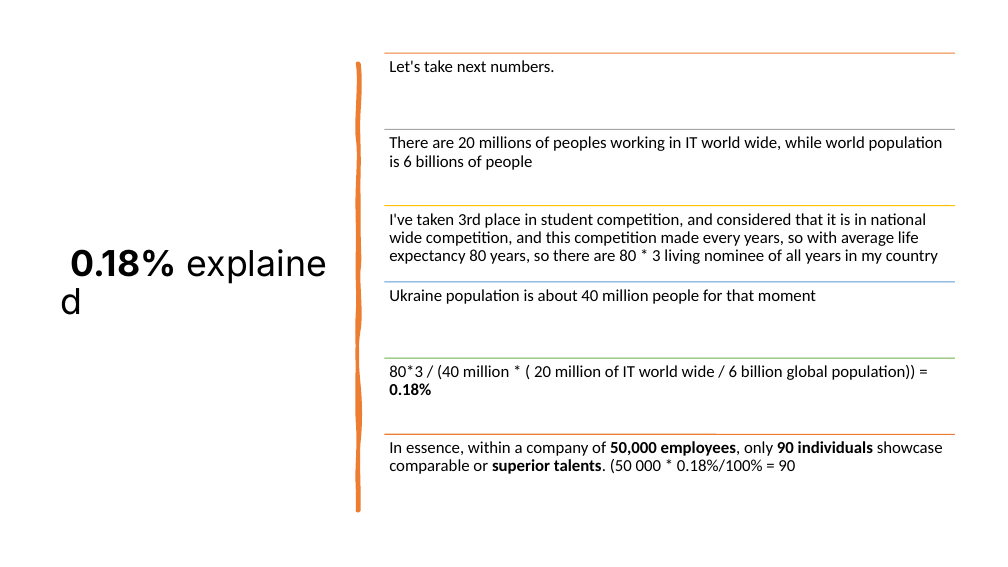
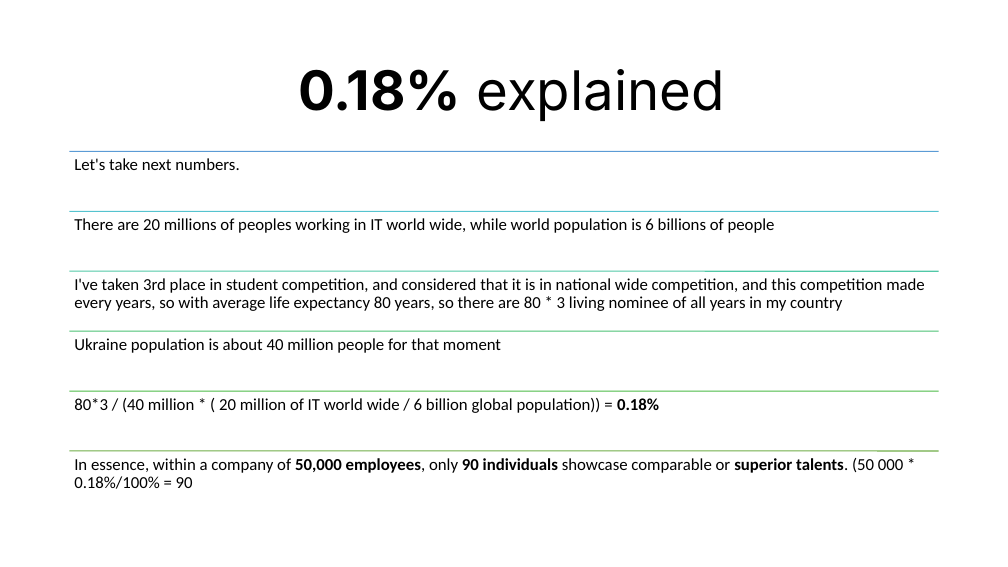
Before and after one commit to amidukr/wiki, a slide deck: slide 3 of attachments/DmytroBrazhnyk-Resume-Attachments.pptx. Drawn at 1008x567 pixels with LibreOffice and Linux fonts; fonts in the diff are those of the drawing. Boxes give left, top, right and bottom in pixels: in the first picture for what was removed or moved away, otherwise in the second. Text is boxed around its words. In the diff, an @@ line names an element or a change of style, - is before the commit and + after.

```diff
--- a/attachments/DmytroBrazhnyk-Resume-Attachments.pptx
+++ b/attachments/DmytroBrazhnyk-Resume-Attachments.pptx
@@ title "0.18% explained": place and size @@
-title "0.18% explained" at (70, 249, 176, 277)
+title "0.18% explained" at (298, 69, 725, 121)
@@ title "0.18% explained" at (298, 69, 725, 121): size 34 to 52 pt; alignment left to centre @@
@@ freeform shape removed at (358, 64, 359, 511) @@
@@ text "Let's take next numbers.": place and size @@
-text "Let's take next numbers." at (389, 60, 554, 72)
+text "Let's take next numbers." at (74, 158, 239, 170)
@@ text "There are 20 millions of ..." rewrapped from (389, 136, 943, 170) to (74, 218, 775, 233) @@
@@ text "I've taken 3rd place in ..." rewrapped from (389, 213, 938, 264) to (74, 278, 925, 311) @@
@@ text "Ukraine population is about 40 ...": place and size @@
-text "Ukraine population is about 40 ..." at (389, 289, 816, 304)
+text "Ukraine population is about 40 ..." at (74, 338, 501, 353)
@@ text "80*3 / (40 million * ..." rewrapped from (389, 365, 916, 395) to (74, 398, 659, 413) @@
@@ group removed at (384, 53, 955, 434): 6 lines @@
@@ text "In essence, within a company ..." rewrapped from (389, 441, 943, 474) to (74, 458, 903, 489) @@
@@ group added at (70, 151, 939, 451): 6 lines @@
```
Also in this commit, not shown: 1 other slide changed.
